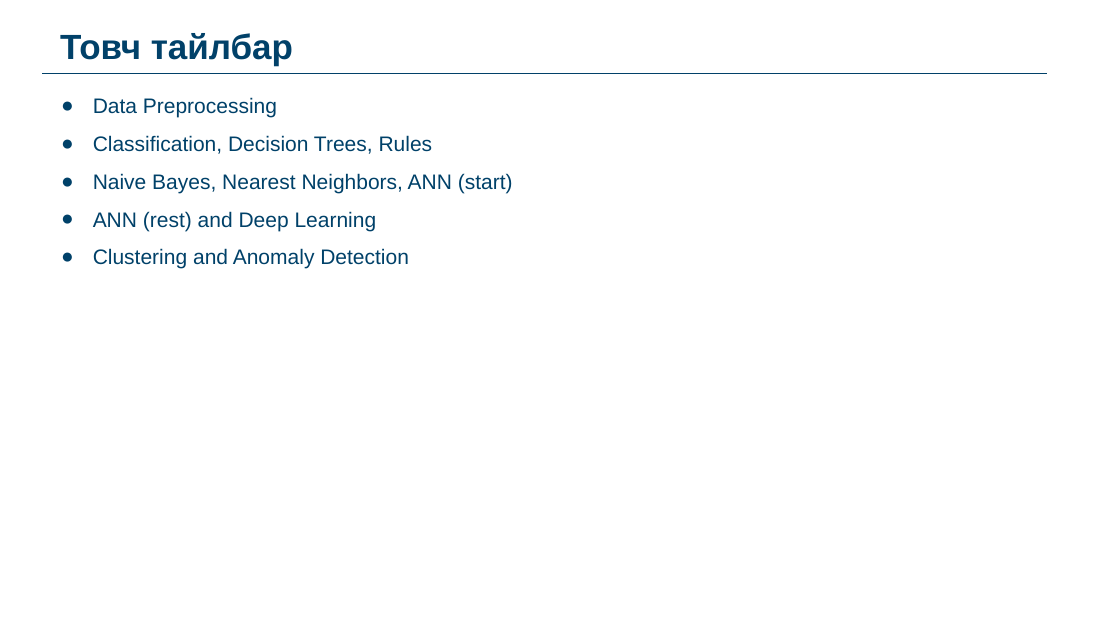
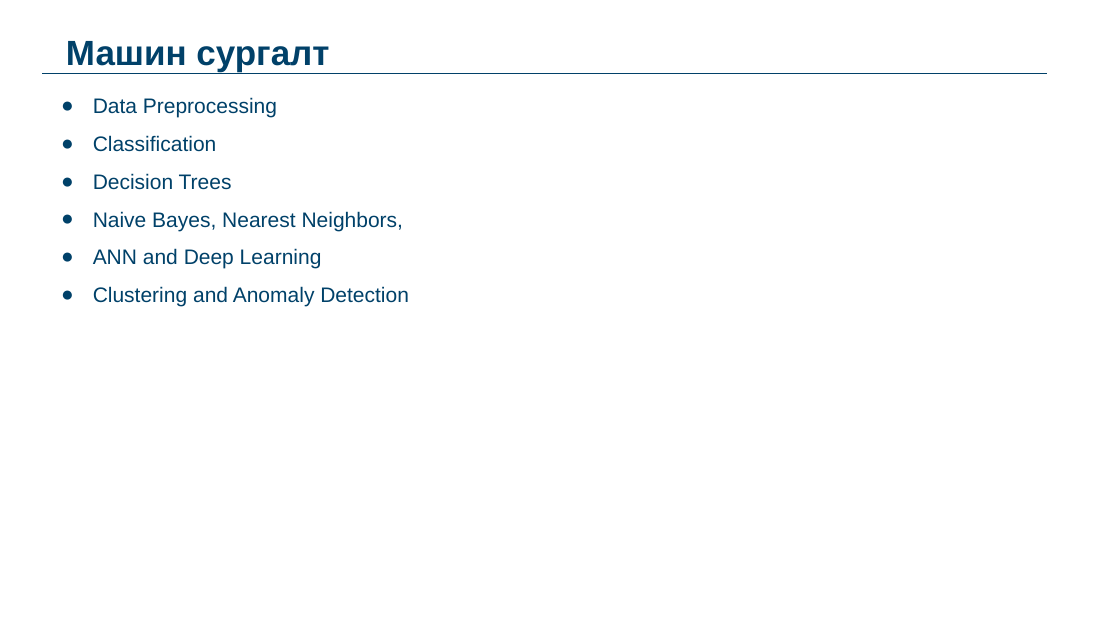
Before and after one commit to craftzbay/python-lesson, a slide deck: slide 10 of 10 machine learn/AI.pptx. Drawn at 1120x630 pixels with LibreOffice and Linux fonts; fonts in the diff are those of the drawing. Boxes give left, top, right and bottom in pixels: in the first picture for what was removed or moved away, otherwise in the second. Text is boxed around its words. In the diff, an @@ line names an element or a change of style, - is before the commit and + after.

Commit message:
Хиймэл оюуны тухай

```diff
--- a/10 machine learn/AI.pptx
+++ b/10 machine learn/AI.pptx
@@ text at box(66, 41, 329, 72): text changed @@
-Товч тайлбар
+Машин сургалт
@@ text at box(93, 135, 403, 269): text changed @@
-● Classification, Decision Trees, Rules
-● Naive Bayes, Nearest Neighbors, ANN (start)
-● ANN (rest) and Deep Learning
+● Classification
+● Decision Trees
+● Naive Bayes, Nearest Neighbors,
+● ANN and Deep Learning
```
